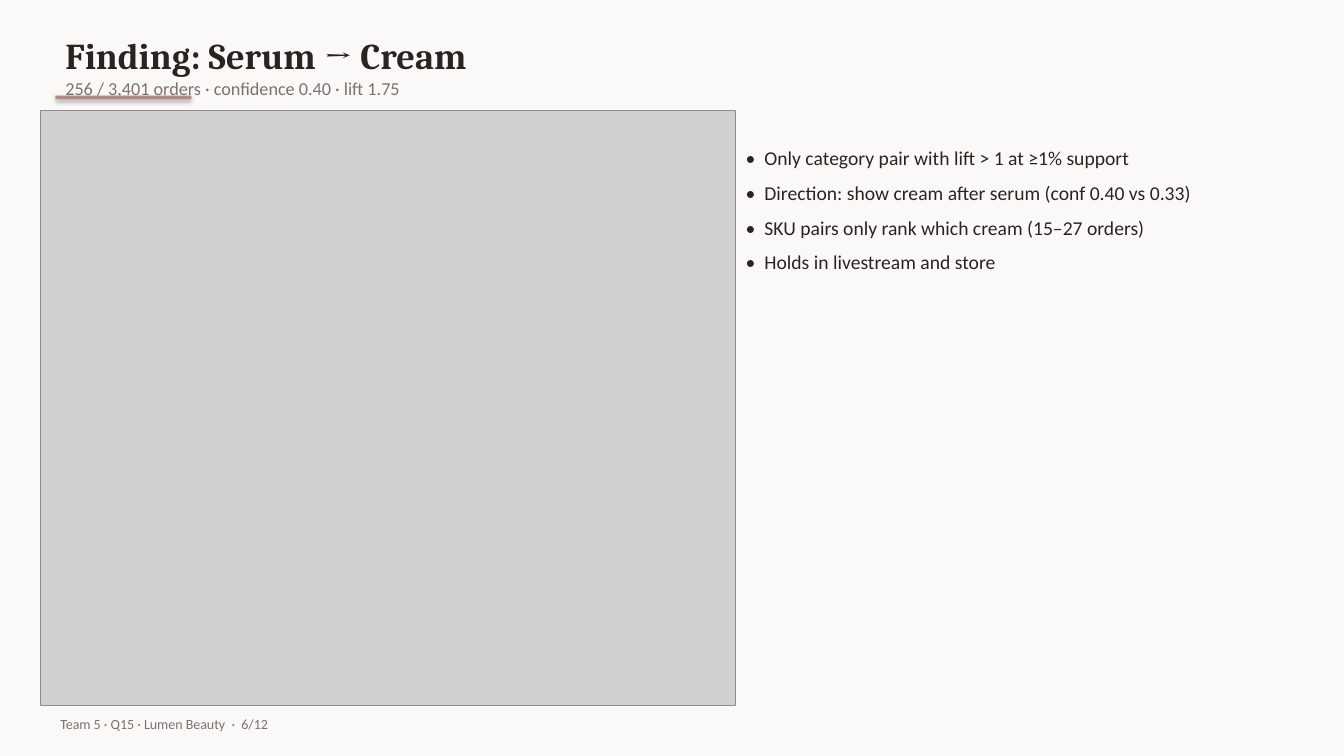
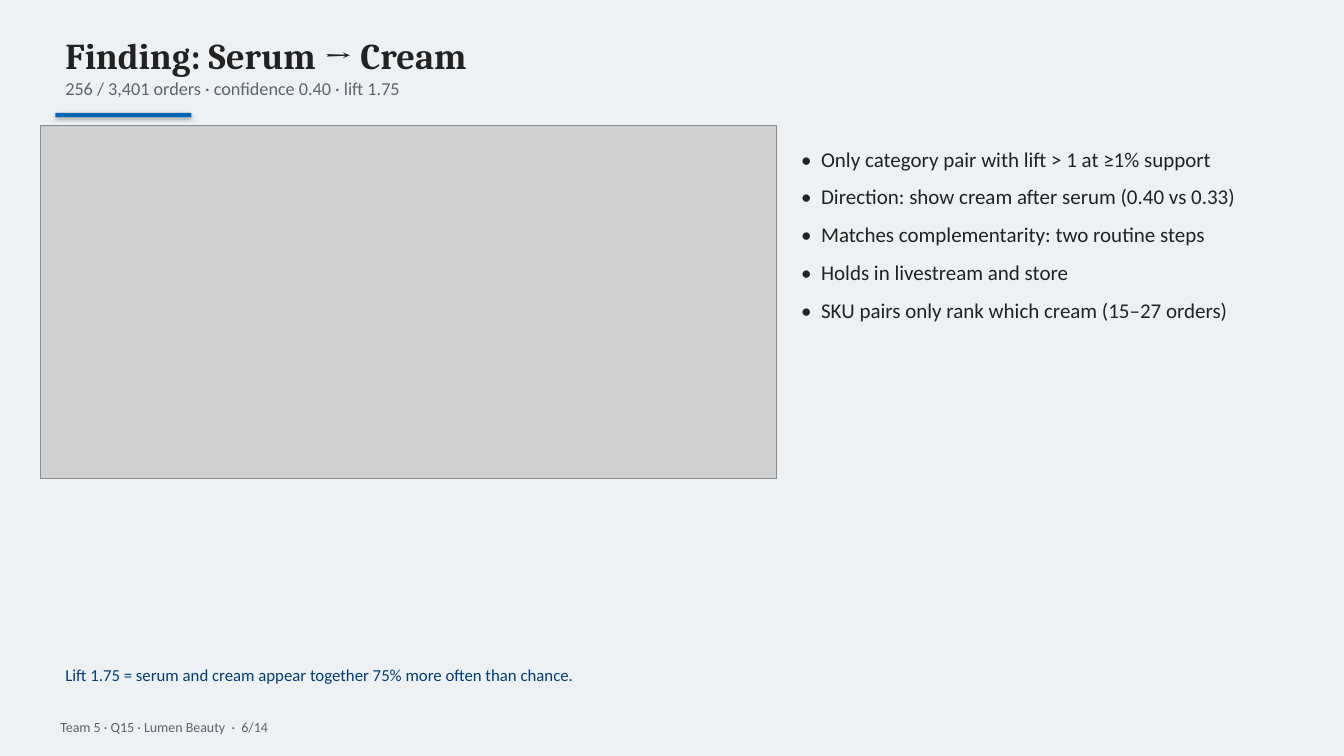
Before and after one commit to N1Rizhka/New-Media-Technology-and-Analytics---Final-Project, a slide deck: slide 6 of deliverables/Team5_Q15_pitch.pptx. Drawn at 1344x756 pixels with LibreOffice and Linux fonts; fonts in the diff are those of the drawing; grey boxes stand for pictures. Boxes give left, top, right and bottom in pixels: in the first picture for what was removed or moved away, otherwise in the second. Text is boxed around its words. In the diff, an @@ line names an element or a change of style, - is before the commit and + after.

```diff
--- a/deliverables/Team5_Q15_pitch.pptx
+++ b/deliverables/Team5_Q15_pitch.pptx
@@ rectangle at (0,0,1344,756): fill #FBF9F7 to #EEF1F3 @@
@@ text "Finding: Serum → Cream" at (65,43,466,97): text colour #2A2421 to #222222 in "Finding: Serum → Cream"; text colour #7A736C to #5A6570 in "256 / 3,401 orders · confidence 0.40 ..." @@
@@ rectangle: place and size @@
-rectangle at (55,96,192,99)
+rectangle at (55,113,192,117)
@@ rectangle at (55,113,192,117): fill #B08984 to #0066B3 @@
@@ picture: place and size @@
-picture at (40,111,735,706)
+picture at (40,126,776,479)
@@ text "• Only category pair with ...": place and size @@
-text "• Only category pair with ..." at (764,151,1191,269)
+text "• Only category pair with ..." at (821,152,1235,322)
@@ text at (821,152,1227,322): size 14 to 15 pt, text colour #2A2421 to #222222 in "• Only category pair with lift > ...", "• SKU pairs only rank which cream ..."; more space between paragraphs @@
@@ text at (821,189,1235,280): text changed; size 14 to 15 pt; text colour #2A2421 to #222222 @@
-• Direction: show cream after serum (conf 0.40 vs 0.33)
+• Direction: show cream after serum (0.40 vs 0.33)
+• Matches complementarity: two routine steps
+• Holds in livestream and store
@@ text at (764,255,996,269): paragraph removed @@
-• Holds in livestream and store
@@ text added at (65,669,573,684), 12 pt, text #003D7A @@
+Lift 1.75 = serum and cream appear together 75% more often than chance.
@@ text at (60,722,268,734): text changed; text colour #7A736C to #5A6570 @@
-Team 5 · Q15 · Lumen Beauty · 6/12
+Team 5 · Q15 · Lumen Beauty · 6/14
```
Also in this commit, not shown: 10 other slides changed, 3 slides added, 1 slide removed, 31 other files.
